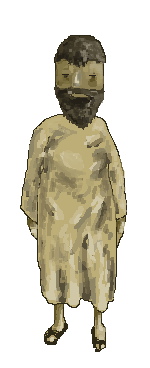
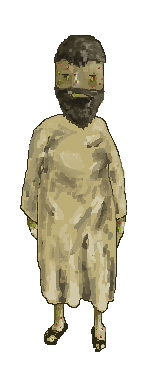
Revision of a layered 150 x 368 image; what changed, layer by layer:
painted on "Layer 5" over (29, 64, 124, 347)
